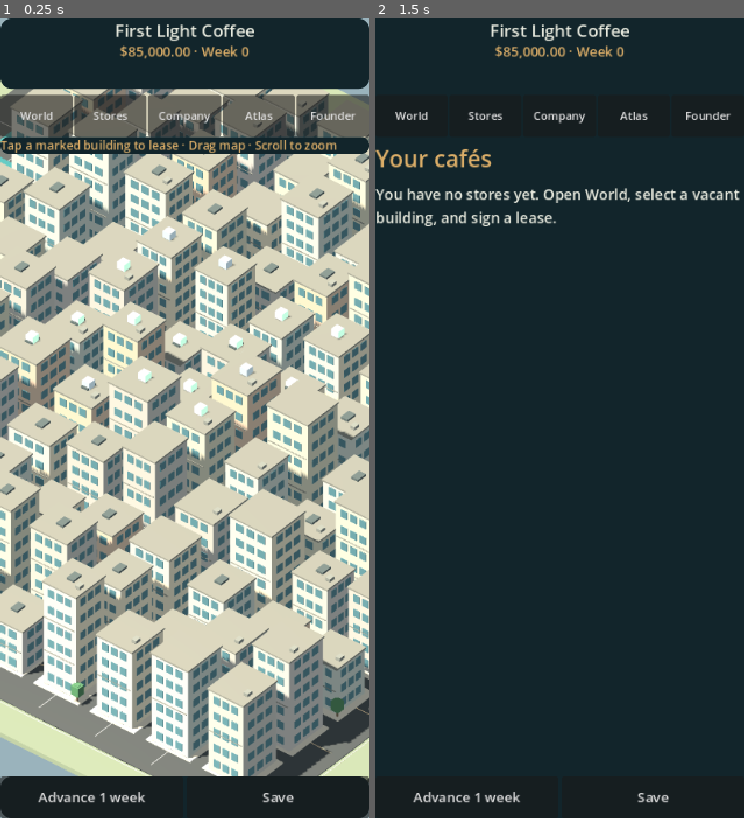
Above: before the commit, frames 1-2 (left to right).
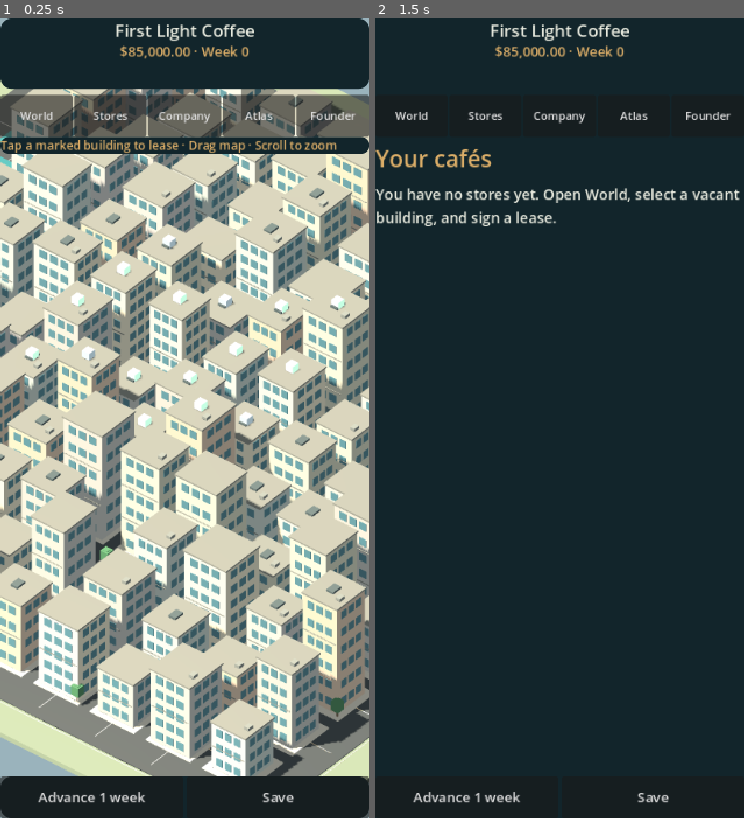
Above: after the commit, the same moments.

Repository: shepgleis-create/Global-Caf-Empire
Game: Godot game, scene res://scenes/Main.tscn
The game is run twice, just before and just after one commit, with the same random seed, the same clock (stepped at 60 frames per second) and the same inputs.
Inputs:
- Up to frame 1 (0.25 s): no input
- Up to frame 2 (1.5 s): click "World" at 0.5 s; click "Stores" at 1.25 s

The runs differ from the first frame. In frame 1, 52% of the frame differs, in the area x 0-100%, y 8-95%; in frame 2, nothing differs.

Commit message:
Create regional 3D urban variation: boulevards, crossings, waterfront piers, plazas and differentiated skylines

Diff:
--- a/scripts/CityWorld3D.gd
+++ b/scripts/CityWorld3D.gd
@@ -135,13 +135,31 @@
  var lane=material("stripe",Color("e3cba5"))
  var grass=material("park",Color("567e63"))
  var water=material("water",Color("3d8792"),0.3)
- var earth=material("earth",Color("768778"))
+ var ground_color=Color("768778")
+ if style=="desert":ground_color=Color("b6a78b")
+ elif style in ["historic","canals"]:ground_color=Color("9a998e")
+ elif style=="mountain":ground_color=Color("667d74")
+ var earth=material("earth",ground_color)
+ var stone=material("pedestrian_plaza",Color("d1c7ad"))
+ var crossing=material("pedestrian_crossing",Color("e5e3d9"))
+ var cycle=material("cycle_lane",Color("698c83"))
+ var foliage=material("street_trees",Color("608e6b"))
+ var riveredge=material("riveredge",Color("c5b9a5"))
  box(world,Vector3(0,-0.5,0),Vector3(160,0.9,160),earth)
  box(world,Vector3(0,0,0),Vector3(147,0.18,147),asphalt)
+ # Original multi-modal avenues and crossings distinguish the world map from a tile grid.
+ for avenue in [-1,1]:
+  box(world,Vector3(avenue*5.7,0.11,0),Vector3(0.22,0.02,140),cycle)
  for i in range(13):
   var k:float=(float(i)-6.0)*11.4+5.7
   box(world,Vector3(k,0.10,0),Vector3(0.14,0.02,143),lane)
   box(world,Vector3(0,0.10,k),Vector3(143,0.02,0.14),lane)
+ for i in range(1,12,2):
+  for j in range(1,12,3):
+   var cx:float=(float(i)-6)*11.4+5.7
+   var cz:float=(float(j)-6)*11.4+5.7
+   for c in range(4):
+    box(world,Vector3(cx-1.1+float(c)*0.70,0.125,cz),Vector3(0.36,0.018,2.5),crossing)
  for i in range(12):
   for j in range(12):
    var x:float=(float(i)-5.5)*11.4
@@ -149,11 +167,20 @@
    var owned_slot:bool=i>=4 and i<8 and j>=4 and j<8
    var sea:bool=(style in ["harbor","coastal","lakeshore","canals","waterfront"]) and (i==0 or (style=="canals" and i==10))
    if sea:
-    box(world,Vector3(x,0.06,z),Vector3(8.8,0.12,8.8),water)
+    box(world,Vector3(x,0.06,z),Vector3(9.1,0.12,9.1),water)
+    if j%3==0:
+     box(world,Vector3(x+3.4,0.23,z),Vector3(1.1,0.32,8.4),riveredge)
+     if j%6==0:
+      box(world,Vector3(x+1.0,0.28,z),Vector3(5.2,0.20,1.35),riveredge)
     continue
    box(world,Vector3(x,0.19,z),Vector3(9.1,0.30,9.1),sidewalks)
-   if not owned_slot and ((i*11+j*17)%29==0):
-    box(world,Vector3(x,0.36,z),Vector3(8.3,0.16,8.3),grass)
+   var is_plaza:bool=not owned_slot and ((i*13+j*19+abs(city_id.hash())%17)%27==0)
+   if is_plaza:
+    box(world,Vector3(x,0.33,z),Vector3(8.3,0.16,8.3),stone)
+    box(world,Vector3(x,0.47,z),Vector3(6.0,0.10,5.6),grass)
+    if j%2==0:
+     box(world,Vector3(x,0.55,z),Vector3(1.3,0.16,1.3),riveredge)
+     box(world,Vector3(x,1.23,z),Vector3(0.46,1.38,0.46),foliage)
     for t in range(4):
      add_tree(Vector3(x+(-2.7 if t%2==0 else 2.7),0.50,z+(-2.7 if t<2 else 2.7)))
     box(world,Vector3(x,0.53,z),Vector3(2.0,0.30,1.3),material("park_bench",Color("886f5b")))
@@ -163,6 +190,12 @@
    var height:float=rng.randf_range(8,21)
    if style in ["dense","modern","desert"] and rng.randf()<0.35:height*=rng.randf_range(1.5,2.5)
    if style=="historic":height=minf(height,15)
+   elif style=="industrial":height=rng.randf_range(6,13)
+   elif style=="tropical":height=rng.randf_range(8,19)
+   elif style=="mountain":height=rng.randf_range(5,16)
+   if style in ["dense","modern"] and (i-5)*(i-5)+(j-5)*(j-5)<15 and not owned_slot:
+    height*=1.30
+   if style=="desert" and rng.randf()<0.12:height*=1.65
    make_building(Vector3(x,0.38,z),height,rng,lot)
    if ((i*5+j*11)%7==0):
     add_tree(Vector3(x+3.8,0.35,z+3.8))
